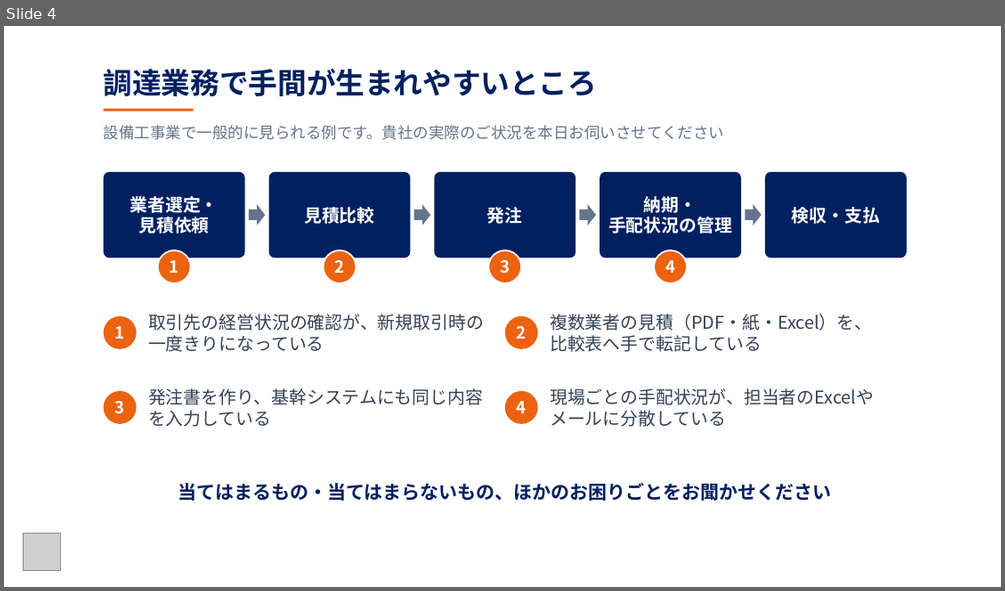
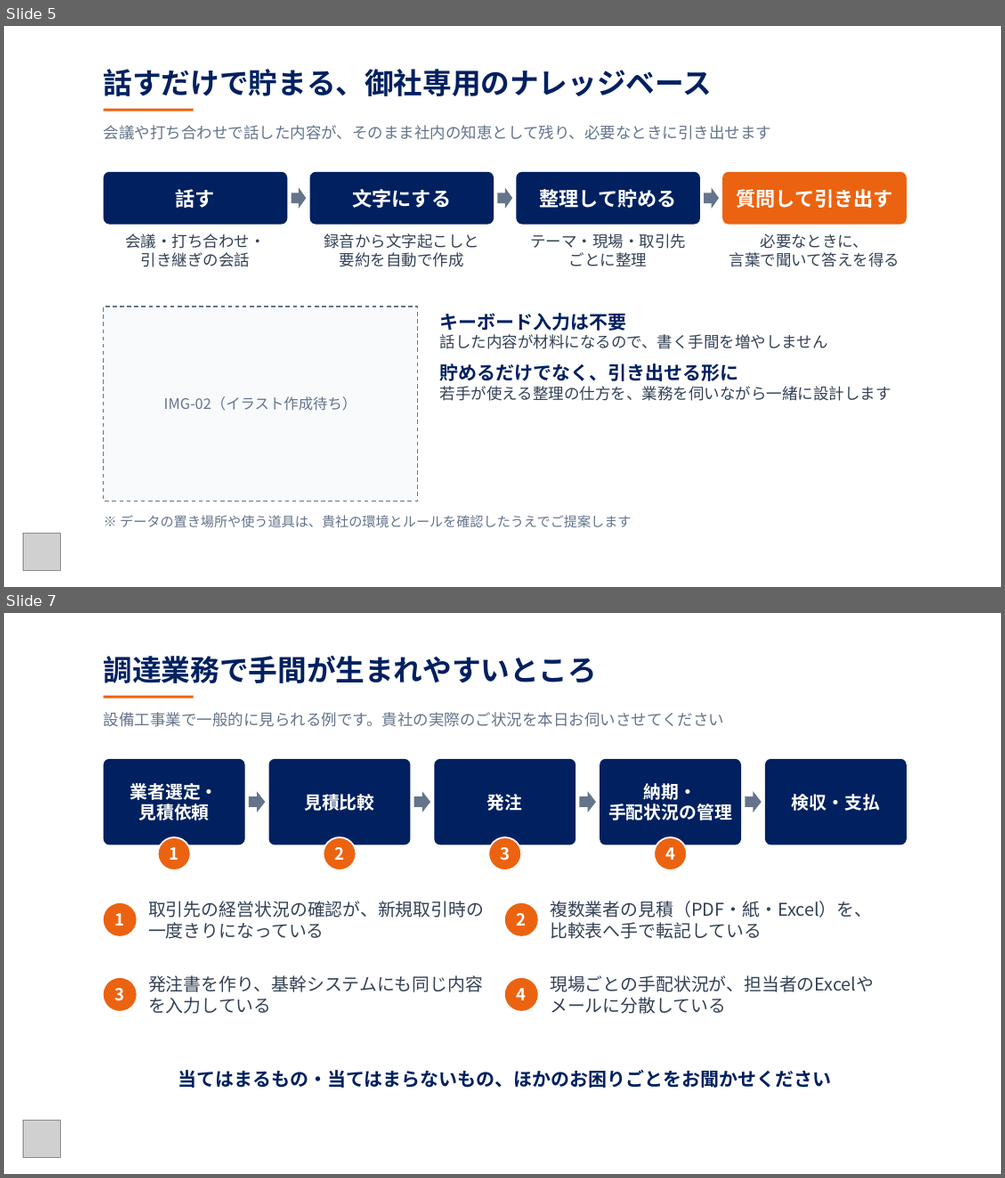
Before and after one commit to smiyagawa-code/-, a slide deck: tak-evac/outputs/TAKイーヴァック様_初回お打ち合わせ資料.pptx. Shown one above the other, each under a label of ours: slide 4 before the commit, slides 5 and 7 after it; the slides between them are not shown. The pictures are 1005x591 and 1005x1178 pixels, drawn with LibreOffice and Linux fonts; fonts in the diff are those of the drawing; grey boxes stand for pictures. Boxes give left, top, right and bottom in pixels: in the first picture for what was removed or moved away, otherwise in the second. Text is boxed around its words. In the diff, an @@ line names an element or a change of style, - is before the commit and + after.

```diff
--- a/tak-evac/outputs/TAKイーヴァック様_初回お打ち合わせ資料.pptx
+++ b/tak-evac/outputs/TAKイーヴァック様_初回お打ち合わせ資料.pptx
@@ slide 5 added at (4, 26, 1001, 587), background #FFFFFF @@
@@ text added at (104, 69, 712, 96), 28 pt, text #002060, bold @@
+話すだけで貯まる、御社専用のナレッジベース
@@ line added from (104, 110) to (194, 110), #EB6311 2.5 pt @@
@@ text added at (104, 125, 772, 140), 15 pt, text #64748B @@
+会議や打ち合わせで話した内容が、そのまま社内の知恵として残り、必要なときに引き出せます
@@ rounded rectangle added at (104, 172, 287, 224), fill #002060 @@
@@ rounded rectangle added at (310, 172, 494, 224), fill #002060 @@
@@ rounded rectangle added at (517, 172, 700, 224), fill #002060 @@
@@ rounded rectangle added at (722, 172, 906, 224), fill #EB6311 @@
@@ text added at (176, 189, 215, 208), 19 pt, text #FFFFFF, bold @@
+話す
@@ right arrow added at (291, 187, 306, 208), fill #64748B @@
@@ text added at (352, 189, 451, 208), 19 pt, text #FFFFFF, bold @@
+文字にする
@@ right arrow added at (498, 187, 512, 208), fill #64748B @@
@@ text added at (540, 189, 677, 208), 19 pt, text #FFFFFF, bold @@
+整理して貯める
@@ right arrow added at (704, 187, 719, 208), fill #64748B @@
@@ text added at (736, 189, 892, 208), 19 pt, text #FFFFFF, bold @@
+質問して引き出す
@@ text added at (125, 233, 265, 267), 15 pt, text #334155 @@
+会議・打ち合わせ・
+引き継ぎの会話
@@ text added at (324, 233, 479, 267), 15 pt, text #334155 @@
+録音から文字起こしと
+要約を自動で作成
@@ text added at (530, 233, 686, 266), 15 pt, text #334155 @@
+テーマ・現場・取引先
+ごとに整理
@@ text added at (729, 233, 900, 267), 15 pt, text #334155 @@
+必要なときに、
+言葉で聞いて答えを得る
@@ rectangle added at (104, 306, 418, 501), fill #F8FAFC, outline #64748B 1 pt dashed @@
@@ text added at (440, 313, 891, 401), 15 pt, text #334155 @@
+キーボード入力は不要
+話した内容が材料になるので、書く手間を増やしません
+貯めるだけでなく、引き出せる形に
+若手が使える整理の仕方を、業務を伺いながら一緒に設計します
@@ text added at (164, 396, 357, 410), 14 pt, text #64748B @@
+IMG-02（イラスト作成待ち）
@@ text added at (120, 515, 631, 528), 13 pt, text #64748B @@
+※ データの置き場所や使う道具は、貴社の環境とルールを確認したうえでご提案します
@@ picture added at (23, 533, 60, 571) @@
@@ what was slide 4 is now slide 7 @@
```
Also in this commit, not shown: 5 slides changed, 2 other slides added, 4 other files.
